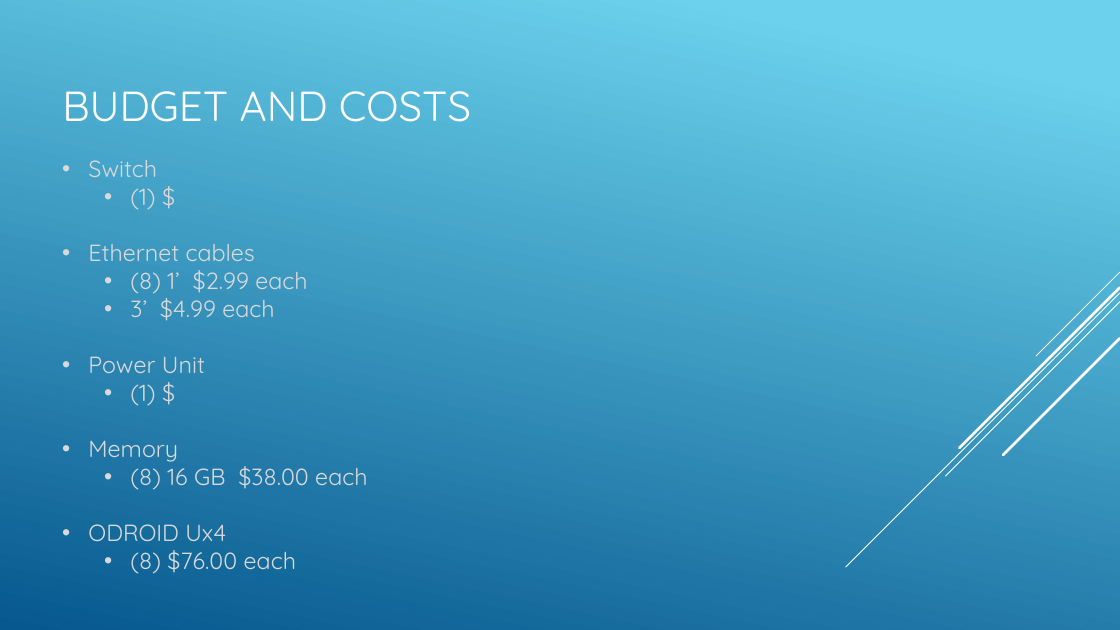
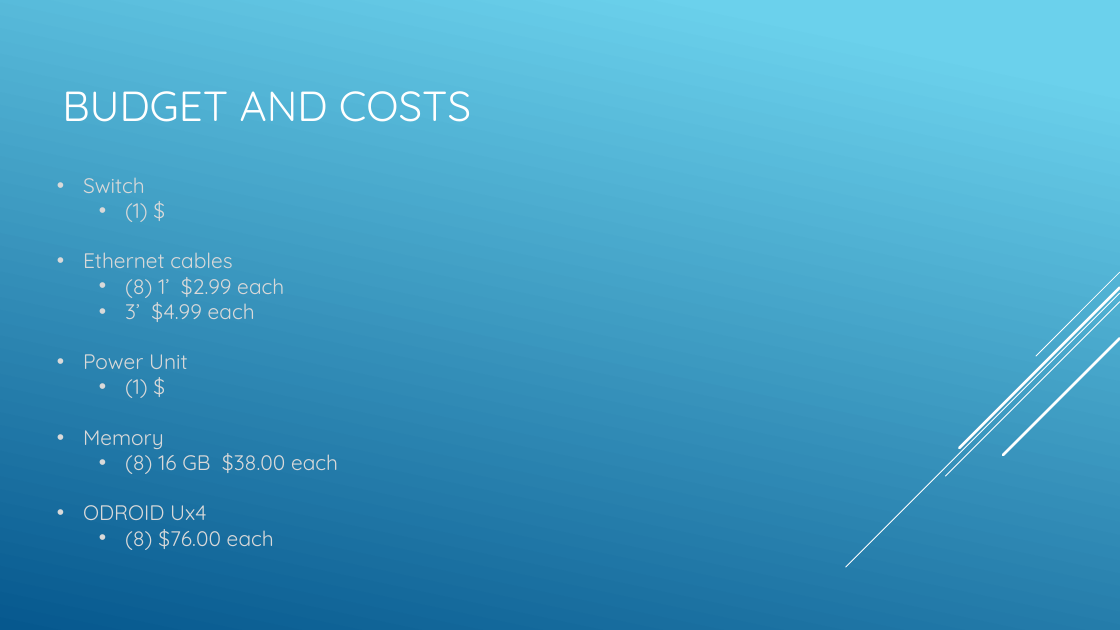
Before and after one commit to SDSMT-CSC464-F15/arm, a slide deck: slide 11 of Documents/ClientPresent2.pptx. Drawn at 1120x630 pixels with LibreOffice and Linux fonts; fonts in the diff are those of the drawing. Boxes give left, top, right and bottom in pixels: in the first picture for what was removed or moved away, otherwise in the second. Text is boxed around its words. In the diff, an @@ line names an element or a change of style, - is before the commit and + after.

```diff
--- a/Documents/ClientPresent2.pptx
+++ b/Documents/ClientPresent2.pptx
@@ text "Switch" moved from (x1=88, y1=160, x2=367, y2=574) to (x1=83, y1=178, x2=338, y2=550) @@
@@ text "Switch" at (x1=83, y1=178, x2=338, y2=550): size 20 to 18 pt @@
```
Also in this commit, not shown: 10 other slides changed.
